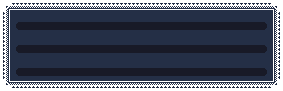
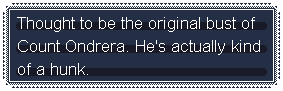
Before/after of a 283px x 91px layered artwork. What changed in the layer stack:
renamed "Pasted Layer" to "EN", showed it, moved it above "BG", painted on it over (x1=17, y1=17, x2=260, y2=75)
